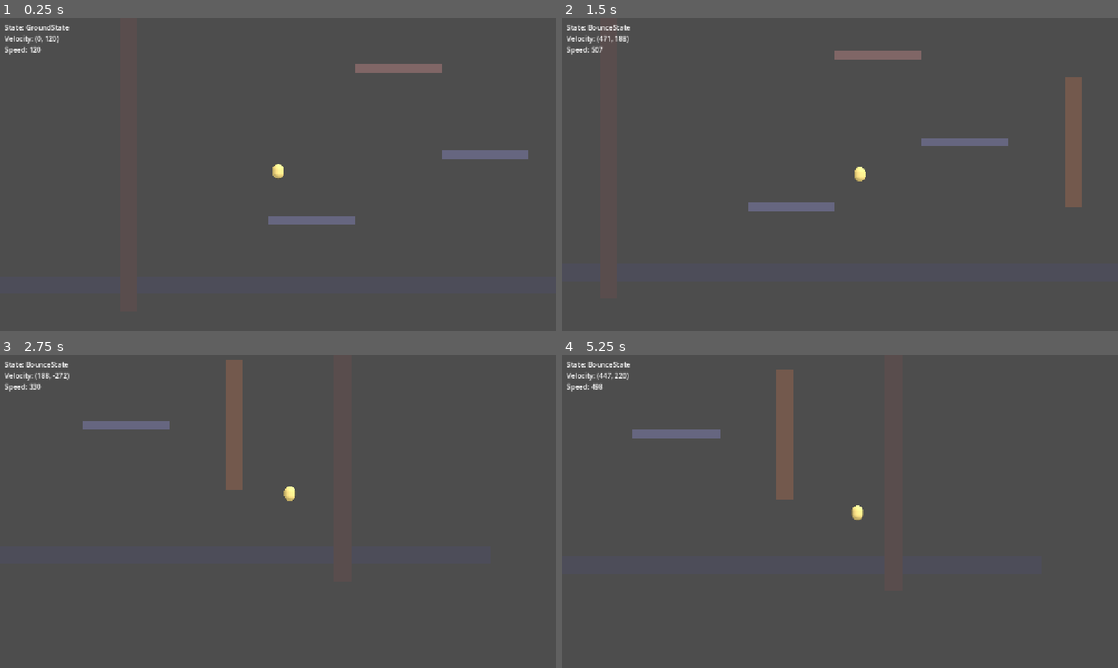
Above: before the commit, frames 1-4 (two rows, left to right).
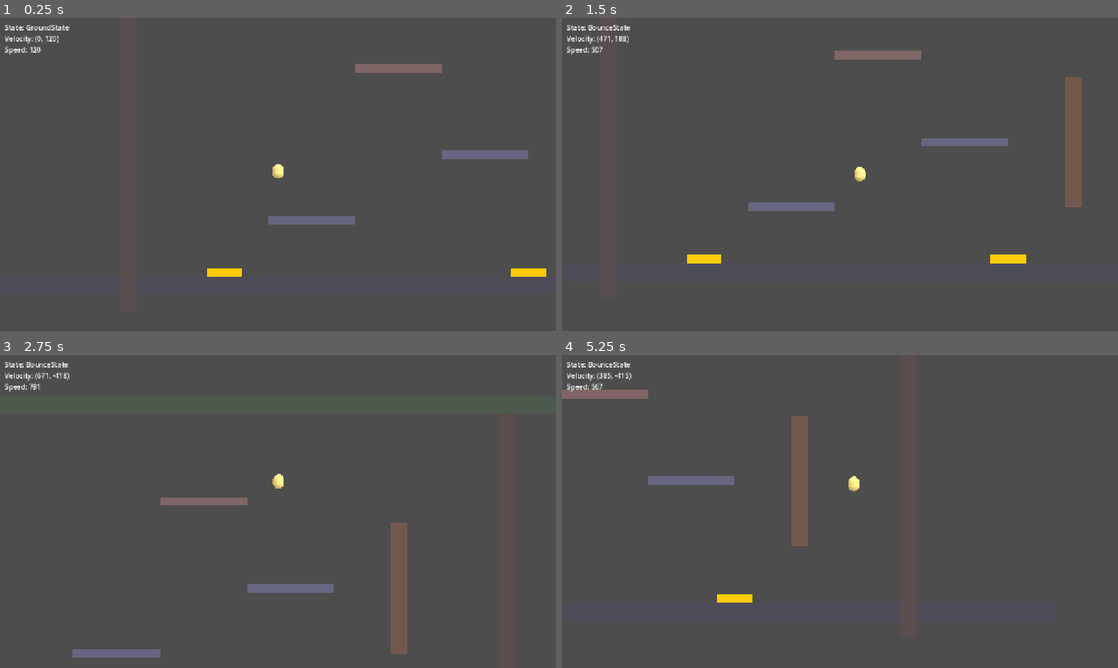
Above: after the commit, the same moments.

Repository: HaMeiAltVergessen/Mr.-Pudding
Game: Godot game, scene res://scenes/levels/test_level.tscn
The game is run twice, just before and just after one commit, with the same random seed, the same clock (stepped at 60 frames per second) and the same inputs.
Inputs:
- Up to frame 1 (0.25 s): no input
- Up to frame 2 (1.5 s): hold Right (move_right) from 0.53 s (still down); tap Space (jump) at 0.6, 0.77, 1.07 s; tap E (claw) at 1.35 s
- Up to frame 3 (2.75 s): tap Space (jump) at 1.52, 1.55, 1.82, 2.3 s; release Right (move_right) at 2.03 s; hold Left (move_left) from 2.03 s (still down); hold Shift (sprint) from 2.03 s (still down)
- Up to frame 4 (5.25 s): release Left (move_left) at 2.78 s; release Shift (sprint) at 2.78 s; hold Right (move_right) 2.78-4.28 s; tap Space (jump) at 2.85, 3.02, 3.32, 3.77, 3.8, 4.07, 4.52, 4.55, 4.82, 5.1 s; tap E (claw) at 3.6 s; hold Left (move_left) 4.28-5.03 s; tap Shift (sprint) at 4.35 s; hold Right (move_right) from 5.03 s (still down)

The runs differ from the first frame. In frame 1, 0.3% of the frame differs, in the area x 37-99%, y 80-83%; in frame 2, 0.4%; in frame 3, 4.4%, in the area x 5-74%, y 1-97%; in frame 4, 4.1%.

Commit message:
Jumppad
Launched in jedem State und somit bounced man dann immer

Diff:
--- a/mr.-pudding/scenes/levels/test_level.tscn
+++ b/mr.-pudding/scenes/levels/test_level.tscn
@@ -1,6 +1,7 @@
-[gd_scene load_steps=8 format=3 uid="uid://ctestlevel001"]
+[gd_scene load_steps=9 format=3 uid="uid://ctestlevel001"]
 
 [ext_resource type="PackedScene" uid="uid://cplayer00001" path="res://scenes/player/player.tscn" id="1_player"]
+[ext_resource type="PackedScene" uid="uid://cjumppad00001" path="res://scenes/objects/jump_pad.tscn" id="2_jumppad"]
 
 [sub_resource type="RectangleShape2D" id="shape_floor"]
 size = Vector2(2000, 40)
@@ -148,6 +149,13 @@
 offset_bottom = 150.0
 color = Color(0.45, 0.35, 0.3, 1)
 
+[node name="JumpPad1" parent="Environment" instance=ExtResource("2_jumppad")]
+position = Vector2(200, 670)
+
+[node name="JumpPad2" parent="Environment" instance=ExtResource("2_jumppad")]
+position = Vector2(900, 670)
+launch_strength = 900.0
+
 [node name="CanvasLayer" type="CanvasLayer" parent="."]
 
 [node name="DebugLabel" type="Label" parent="CanvasLayer"]
--- /dev/null
+++ b/mr.-pudding/scenes/objects/jump_pad.tscn
@@ -0,0 +1,19 @@
+[gd_scene load_steps=3 format=3 uid="uid://cjumppad00001"]
+
+[ext_resource type="Script" path="res://scripts/objects/jump_pad.gd" id="1_script"]
+
+[sub_resource type="RectangleShape2D" id="shape_pad"]
+size = Vector2(80, 20)
+
+[node name="JumpPad" type="Area2D"]
+script = ExtResource("1_script")
+
+[node name="CollisionShape2D" type="CollisionShape2D" parent="."]
+shape = SubResource("shape_pad")
+
+[node name="Visual" type="ColorRect" parent="."]
+offset_left = -40.0
+offset_top = -10.0
+offset_right = 40.0
+offset_bottom = 10.0
+color = Color(1.0, 0.8, 0.0, 1)
--- a/mr.-pudding/scenes/player/player_3d_viewport.tscn
+++ b/mr.-pudding/scenes/player/player_3d_viewport.tscn
@@ -1,6 +1,11 @@
-[gd_scene load_steps=5 format=3 uid="uid://c3dviewport001"]
+[gd_scene load_steps=5 format=3 uid="uid://dl3l8knm7y0to"]
 
-[ext_resource type="Script" path="res://scripts/player/player_visual.gd" id="1_visual"]
+[ext_resource type="Script" uid="uid://btrhptyjt03wv" path="res://scripts/player/player_visual.gd" id="1_visual"]
+
+[sub_resource type="Environment" id="Environment_vp"]
+background_mode = 1
+ambient_light_source = 2
+ambient_light_color = Color(0.8, 0.8, 0.8, 1)
 
 [sub_resource type="StandardMaterial3D" id="StandardMaterial3D_pudding"]
 albedo_color = Color(0.95, 0.85, 0.5, 1)
@@ -10,11 +15,6 @@
 material = SubResource("StandardMaterial3D_pudding")
 radius = 0.3
 height = 0.8
-
-[sub_resource type="Environment" id="Environment_vp"]
-background_mode = 1
-ambient_light_source = 2
-ambient_light_color = Color(0.8, 0.8, 0.8, 1)
 
 [node name="PlayerVisual" type="SubViewportContainer"]
 offset_left = -32.0
@@ -26,8 +26,9 @@
 
 [node name="SubViewport" type="SubViewport" parent="."]
 transparent_bg = true
+handle_input_locally = false
 size = Vector2i(64, 64)
-render_target_update_mode = 3
+render_target_update_mode = 4
 
 [node name="Camera3D" type="Camera3D" parent="SubViewport"]
 transform = Transform3D(1, 0, 0, 0, 1, 0, 0, 0, 1, 0, 0, 2)
@@ -41,4 +42,5 @@
 environment = SubResource("Environment_vp")
 
 [node name="PuddingMesh" type="MeshInstance3D" parent="SubViewport"]
+transform = Transform3D(-0.129747, 0, -0.991547, 0, 1, 0, 0.991547, 0, -0.129747, 0, 0, 0)
 mesh = SubResource("CapsuleMesh_placeholder")
--- /dev/null
+++ b/mr.-pudding/scripts/objects/jump_pad.gd
@@ -0,0 +1,16 @@
+class_name JumpPad
+extends Area2D
+
+@export var launch_strength: float = 600.0
+
+
+func _ready() -> void:
+	body_entered.connect(_on_body_entered)
+
+
+func _on_body_entered(body: Node2D) -> void:
+	if body is Player:
+		var player := body as Player
+		player.velocity = Vector2(player.velocity.x, -launch_strength)
+		var sm: StateMachine = player.get_node("StateMachine")
+		sm.transition_to(&"BounceState", {"velocity": player.velocity})
Not shown, added: mr.-pudding/scripts/objects/jump_pad.gd.uid
